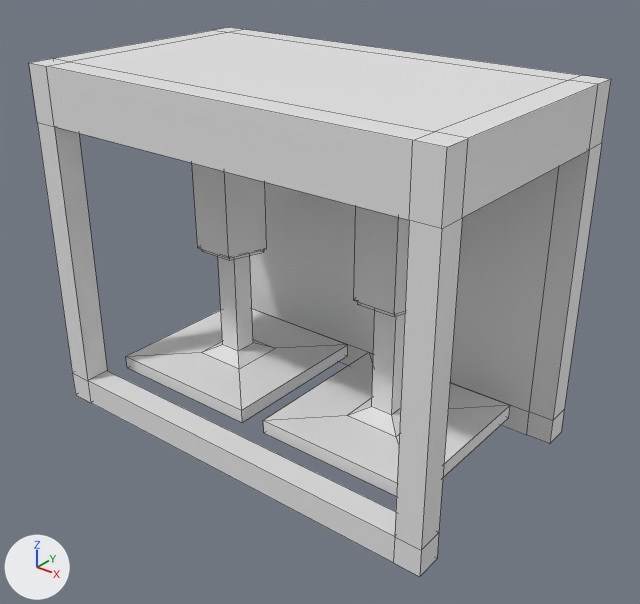
Two versions of the Blender file Assets/Models/Crusher Machine.blend, one commit apart.
Before and after are seen from a 50 mm camera at (5.7, -15.45, 11.24) aimed at (-5.67, -1.24, 2.43). The axes (+X, +Y, +Z) are drawn at lower left. The lights are the same throughout. Mesh edges are drawn as thin lines.
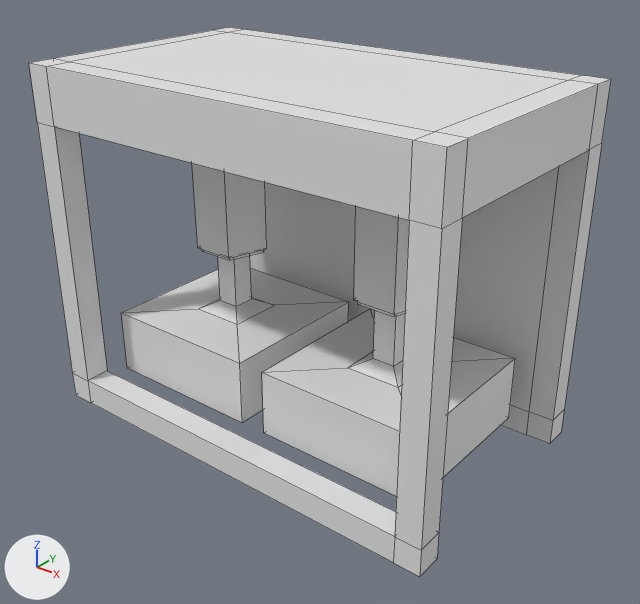
The change, as a diff of the scene's bpy script:
```diff
--- a/Assets/Models/Crusher Machine.blend.py
+++ b/Assets/Models/Crusher Machine.blend.py
@@ me_plane @@
 me_plane.from_pydata(...)  # 20 vertices, 18 faces; spans x -1.5..1.5, y -1.5..1.5, z 0.0..2.91
 # used by ob_plane; location = (-8.48, -1.1, -0.19); scale = (1.34, 1.34, 1.34)
+# me_plane part 1: all 12 vertices in x -1.5..1.5, y -1.5..1.5, z 0.25..0.4 are moved by (0.0, 0.0, 0.93)
@@ me_plane_002 @@
 me_plane_002.from_pydata(...)  # 20 vertices, 18 faces; spans x -1.5..1.5, y -1.5..1.5, z 0.0..2.91
 # used by ob_plane_001; location = (-3.78, -1.1, -0.19); scale = (1.34, 1.34, 1.34)
+# me_plane_002 part 2: all 12 vertices in x -1.5..1.5, y -1.5..1.5, z 0.25..0.4 are moved by (0.0, 0.0, 0.93)
```

Where the change shows, as pixel boxes [x1, y1, x2, y2] in the pictures (640 x 604 px):
'Plane.001', reshaped: before [263, 310, 510, 496]; after [262, 309, 515, 496]
'Plane', reshaped: before [126, 256, 348, 423]; after [121, 256, 349, 423]
